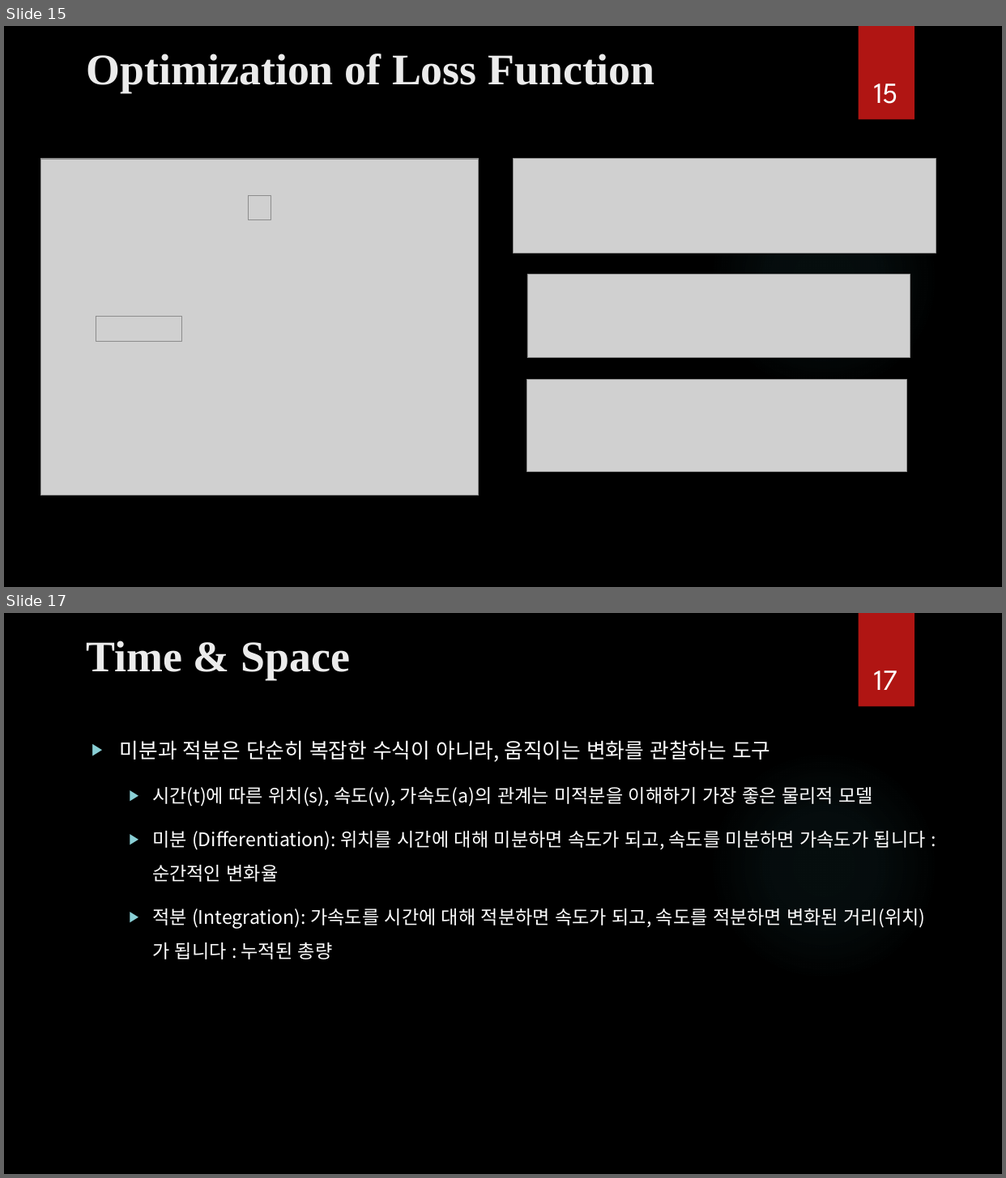
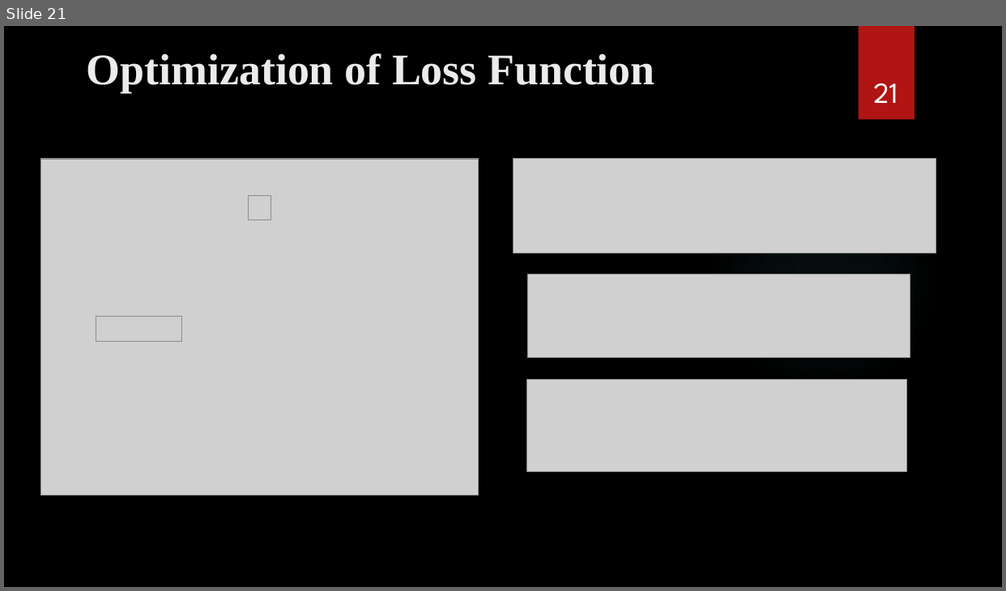
Before and after one commit to ancestor9/mathematics-for-machine-learning, a slide deck: Calculus/Calculus.pptx. Shown one above the other, each under a label of ours: slides 15 and 17 before the commit, slide 21 after it; the slides between them are not shown. The pictures are 1006x1178 and 1006x591 pixels, drawn with LibreOffice and Linux fonts; fonts in the diff are those of the drawing; grey boxes stand for pictures; background and template pictures are left out. Boxes give left, top, right and bottom in pixels: in the first picture for what was removed or moved away, otherwise in the second. Text is boxed around its words. In the diff, an @@ line names an element or a change of style, - is before the commit and + after.

```diff
--- a/Calculus/Calculus.pptx
+++ b/Calculus/Calculus.pptx
@@ slide 17 removed at bbox=[4, 613, 1002, 1174], background picture (left out); not listed: 2 template elements that a slide beside it also shows @@
@@ title removed at bbox=[87, 641, 350, 680] @@
-Time & Space
@@ page number removed at bbox=[874, 671, 897, 690] @@
-17
@@ text removed at bbox=[120, 740, 926, 960] @@
-▶ 미분과 적분은 단순히 복잡한 수식이 아니라, 움직이는 변화를 관찰하는 도구
-  ▶ 시간(t)에 따른 위치(s), 속도(v), 가속도(a)의 관계는 미적분을 이해하기 가장 좋은 물리적 모델
-  ▶ 미분 (Differentiation): 위치를 시간에 대해 미분하면 속도가 되고, 속도를 미분하면 가속도가 됩니다 : 순간적인 변화율
-  ▶ 적분 (Integration): 가속도를 시간에 대해 적분하면 속도가 되고, 속도를 적분하면 변화된 거리(위치)가 됩니다 : 누적된 총량
@@ what was slide 15 is now slide 21 @@
@@ page number at bbox=[873, 84, 897, 103]: text changed @@
-15
+21
```
Also in this commit, not shown: 10 slides changed, 19 slides added, 1 other slide removed.
